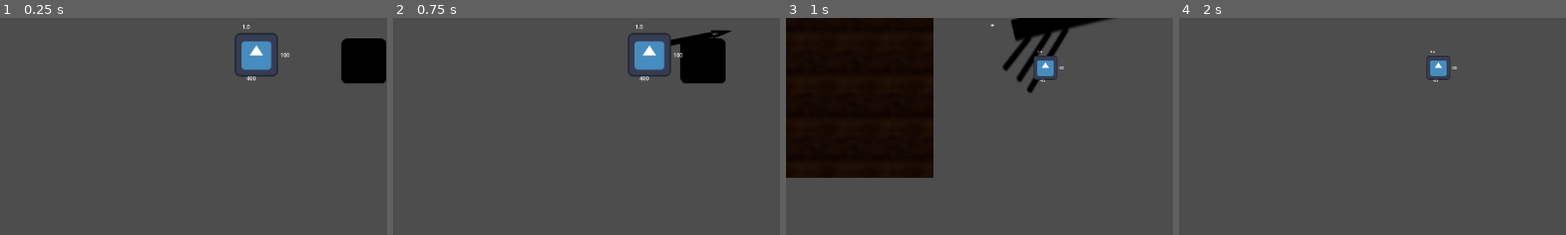
Above: before the commit, frames 1-4 (left to right).
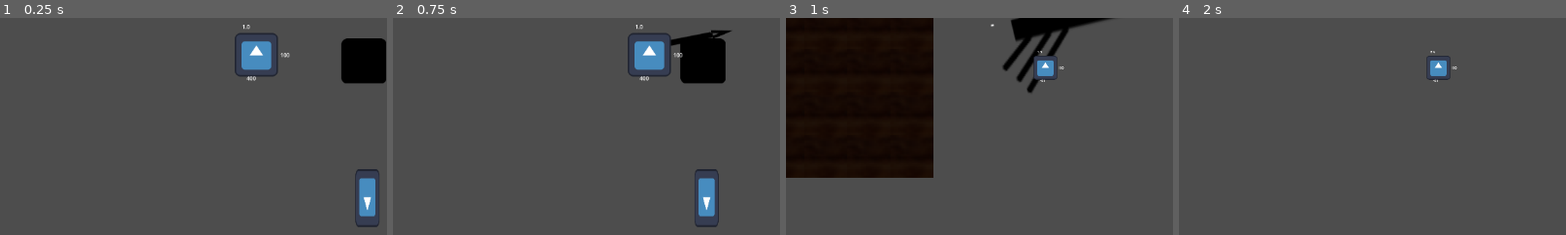
Above: after the commit, the same moments.

Repository: Mudasirh120/GMTK-2025-Submission
Game: Godot game, scene res://Scenes/main.tscn
Same seed, same stepped clock (60 frames per second), same inputs: the game is played once before the commit and once after it. The engine's default icon, where the game draws it, is replaced by a stand-in: a white triangle on a blue panel in a dark square.
Inputs (mouse positions are % of the whole screen's width and height, from its top left):
- Up to frame 1 (0.25 s): no input
- Up to frame 2 (0.75 s): tap Enter at 0.5 s; move the mouse to (94, 32) at 0.52 s; press the mouse at (94, 32) at 0.53 s; hold D (move_right) from 0.53 s (still down)
- Up to frame 3 (1 s): keep holding D (move_right)
- Up to frame 4 (2 s): move the mouse to (30, 55) at 1.27 s; release D (move_right) at 1.28 s; release the mouse at (30, 55) at 1.28 s; hold S (move_backward) from 1.28 s (still down); tap Space (dash) at 1.35 s
The pictures show only the part of the screen within x 18-67%, y 39-88%; the shares and areas given below are measured in that part.

The runs differ from the first frame. In frame 1, 1.0% of the frame differs, in the area x 91-98%, y 69-97%; in frame 2, 1.0%, in the area x 77-85%, y 69-97%; in frame 3, nothing differs; in frame 4, nothing differs.

Commit message:
Arrow firer faulty

Diff:
--- /dev/null
+++ b/Objects/arrow_firer.gd
@@ -0,0 +1,26 @@
+extends StaticBody2D
+@onready var ThrArrow = load("res://Throwables/arrow.tscn")
+@onready var cooldown=$CoolDown
+var Arrow
+var isColliding:bool
+func _ready() -> void:
+	cooldown.start()
+func _on_cool_down_timeout() -> void:
+	Arrow = ThrArrow.instantiate()
+	get_tree().get_root().add_child(Arrow)
+	getAngle()
+	Arrow.global_position=global_position
+	Arrow.rotation=global_rotation
+	print(".")
+	print(Arrow.isCollided)
+	print(rotation)
+func getAngle():
+	if Arrow.rotation==rad_to_deg(180):
+		print("!")
+		Arrow.targetlocation=Vector2(1,0)
+	elif rotation_degrees==90.0:
+		Arrow.targetlocation=Vector2(0,-1)
+	elif rotation== 180.0:
+		Arrow.targetlocation=Vector2(-1,0)
+	elif rotation== 270:
+		Arrow.targetlocation=Vector2(0,1)
--- /dev/null
+++ b/Objects/arrow_firer.tscn
@@ -0,0 +1,16 @@
+[gd_scene load_steps=3 format=3 uid="uid://dn25lfx1doc52"]
+
+[ext_resource type="Script" uid="uid://clpv6ojc5euvq" path="res://Objects/arrow_firer.gd" id="1_u8yuv"]
+[ext_resource type="Texture2D" uid="uid://cck1n4j8msmcf" path="res://icon.svg" id="2_u30wk"]
+
+[node name="ArrowFirer" type="StaticBody2D"]
+rotation = 3.14159
+script = ExtResource("1_u8yuv")
+
+[node name="Sprite2D" type="Sprite2D" parent="."]
+scale = Vector2(0.279558, 0.670103)
+texture = ExtResource("2_u30wk")
+
+[node name="CoolDown" type="Timer" parent="."]
+
+[connection signal="timeout" from="CoolDown" to="." method="_on_cool_down_timeout"]
--- a/Scenes/main.tscn
+++ b/Scenes/main.tscn
@@ -1,9 +1,10 @@
-[gd_scene load_steps=6 format=3 uid="uid://bkoptsr418n5"]
+[gd_scene load_steps=7 format=3 uid="uid://bkoptsr418n5"]
 
 [ext_resource type="PackedScene" uid="uid://gshrul3qv510" path="res://Scenes/player.tscn" id="1_jjgbg"]
 [ext_resource type="PackedScene" uid="uid://cdn5oj11h0t81" path="res://Scenes/enemy.tscn" id="2_bo1nx"]
 [ext_resource type="PackedScene" uid="uid://cese0ase0h2vr" path="res://Scenes/next_level.tscn" id="3_8gbba"]
 [ext_resource type="PackedScene" uid="uid://bwq24iesva6g5" path="res://Interactables/table.tscn" id="4_jjvhh"]
+[ext_resource type="PackedScene" uid="uid://dn25lfx1doc52" path="res://Objects/arrow_firer.tscn" id="5_kry3j"]
 
 [sub_resource type="NavigationPolygon" id="NavigationPolygon_8gbba"]
 vertices = PackedVector2Array(-320.063, -445.977, 2238.64, 153.961, 1224.08, 165.859, 517.844, 434.594, 307.438, 1225.73, 245.133, 472.609, 266.703, 177.109, 493.711, 174.438)
@@ -40,3 +41,6 @@
 
 [node name="Table" parent="." instance=ExtResource("4_jjvhh")]
 position = Vector2(719, 229)
+
+[node name="ArrowFirer" parent="." instance=ExtResource("5_kry3j")]
+position = Vector2(380, 542)
--- a/Scripts/enemy.gd
+++ b/Scripts/enemy.gd
@@ -34,7 +34,6 @@
 func _physics_process(delta: float):
 	if explicitPositions!=[]:
 		sortPositions()
-		print(explicitPositions)
 		Agent.target_position=explicitPositions[0]
 		if not Agent.is_navigation_finished():
 			direction = (Agent.get_next_path_position() - global_position).normalized()
@@ -66,7 +65,6 @@
 			velocity = Vector2.ZERO
 			lookArround()
 	move_and_slide()
-
 func _on_sound_detect_area_entered(area: Area2D):
 	if !stillcansee:
 		if area.is_in_group("splayer"):
@@ -89,11 +87,6 @@
 func GoToLastSeen():
 	Agent.target_position = lastSeenPos
 func lookArround():
-	print("Kahan dekhna")
-	VisDetect.rotation += deg_to_rad(45) * get_process_delta_time()
-
-	rot=rot+rotation_degrees-(rotation_degrees-1)
-	print(rot)
 	if rot==360:
 		Agent.target_position=startpos
 		rot=0
@@ -101,6 +94,11 @@
 		direction = (Agent.get_next_path_position() - global_position).normalized()
 		velocity = direction * SPEED
 		move_and_slide()
+	else:
+		VisDetect.rotation += deg_to_rad(45) * get_process_delta_time()
+		rot=rot+rotation_degrees-(rotation_degrees-1)
+		print(rot)
+
 func _on_sontim_timeout() -> void:
 	tims=false
 	global_rotation_degrees=0
--- a/Throwables/arrow.gd
+++ b/Throwables/arrow.gd
@@ -7,19 +7,15 @@
 @onready var decomp:Timer=$Timer
 @onready var sprite:Sprite2D=$Sprite2D
 var dir:Vector2
-func assigndir():
-	dir=targetlocation.normalized()
-func ready():
 
-	call_deferred(assigndir())
 func _physics_process(delta: float) -> void:
 	dir=targetlocation.normalized()
 	if global_position == targetlocation:
 		print('Pohanch gya')
 	if !isCollided:
 		velocity=SPEED*dir
-	else:
-		velocity=Vector2()
+	#else:
+		#velocity=Vector2()
 	move_and_slide()
 func _on_hit_body_entered(body: Node2D) -> void:
 
--- /dev/null
+++ b/arrow_firer.tscn
@@ -0,0 +1,15 @@
+[gd_scene load_steps=3 format=3 uid="uid://bl5yeg03ygxgk"]
+
+[ext_resource type="Script" uid="uid://clpv6ojc5euvq" path="res://Objects/arrow_firer.gd" id="1_5l6a5"]
+[ext_resource type="Texture2D" uid="uid://cck1n4j8msmcf" path="res://icon.svg" id="2_35m37"]
+
+[node name="ArrowFirer" type="StaticBody2D"]
+script = ExtResource("1_5l6a5")
+
+[node name="Sprite2D" type="Sprite2D" parent="."]
+scale = Vector2(0.279558, 0.670103)
+texture = ExtResource("2_35m37")
+
+[node name="CoolDown" type="Timer" parent="."]
+
+[connection signal="timeout" from="CoolDown" to="." method="_on_cool_down_timeout"]
Not shown, added: Objects/arrow_firer.gd.uid
